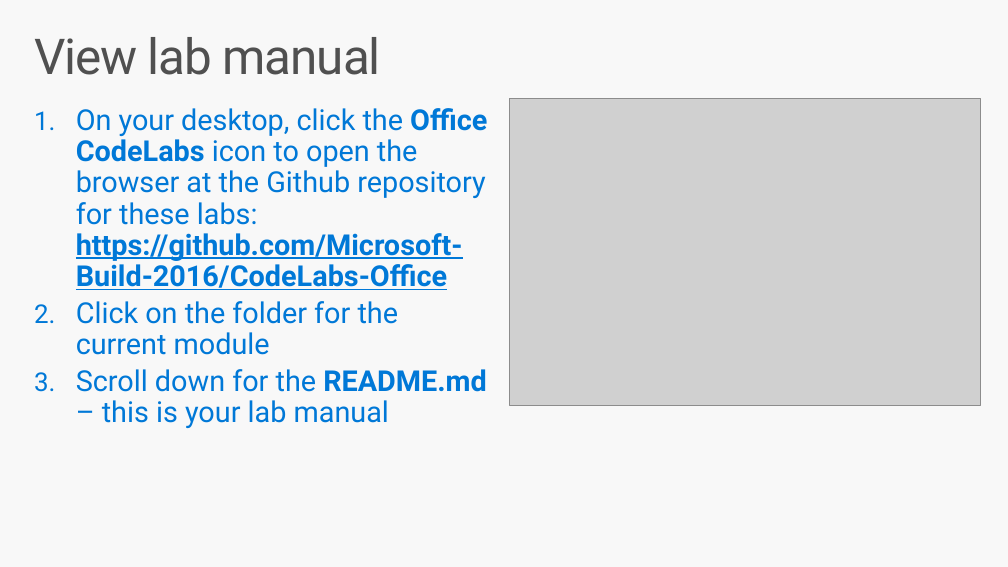
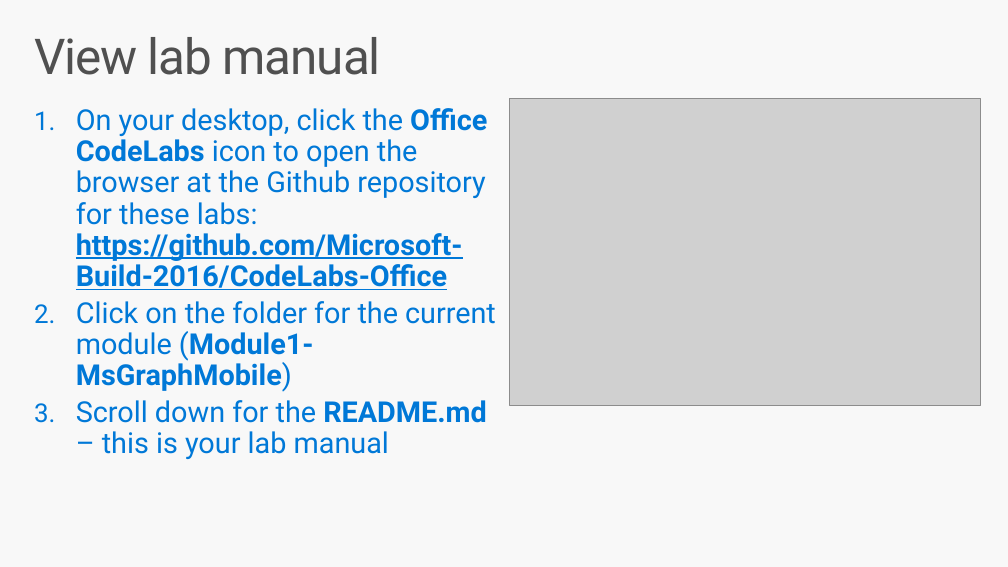
Before and after one commit to Microsoft-Build-2016/CodeLabs-Office, a slide deck: slide 12 of Module1-MsGraphMobile/Slides/Module1-MsGraphMobile.pptx (slide 14 before the commit). Drawn at 1008x567 pixels with LibreOffice and Linux fonts; fonts in the diff are those of the drawing; grey boxes stand for pictures. Boxes give left, top, right and bottom in pixels: in the first picture for what was removed or moved away, otherwise in the second. Text is boxed around its words. In the diff, an @@ line names an element or a change of style, - is before the commit and + after.

```diff
--- a/Module1-MsGraphMobile/Slides/Module1-MsGraphMobile.pptx
+++ b/Module1-MsGraphMobile/Slides/Module1-MsGraphMobile.pptx
@@ text at (76,301,496,392): text changed @@
-2. Click on the folder for the current module
+2. Click on the folder for the current module (Module1-MsGraphMobile)
```
Also in this commit, not shown: 1 other slide changed, 1 slide removed, 10 other files.
